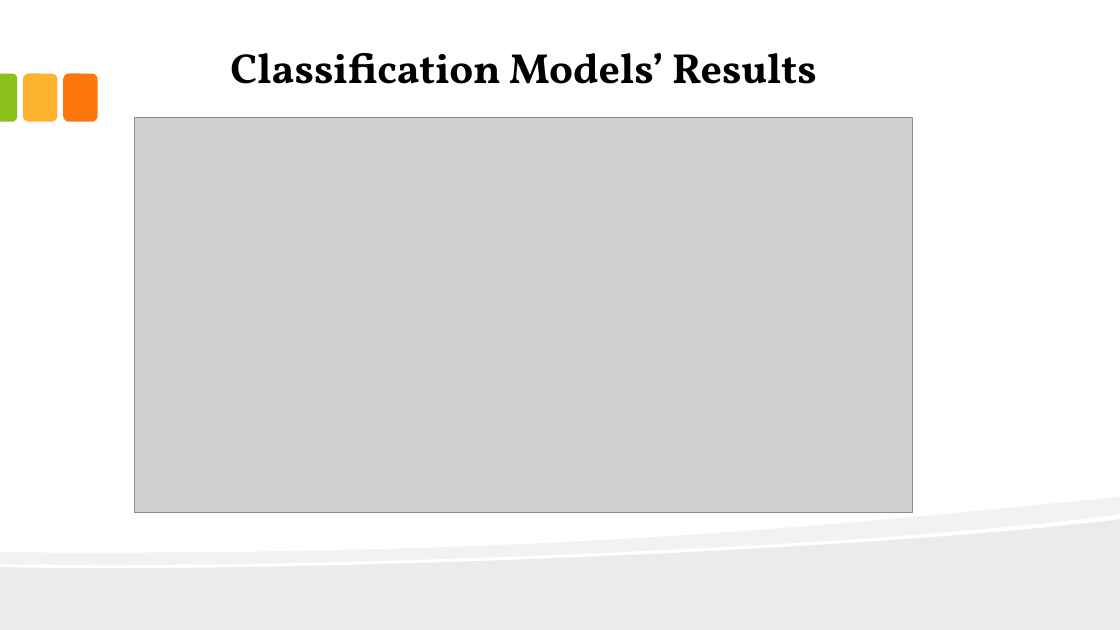
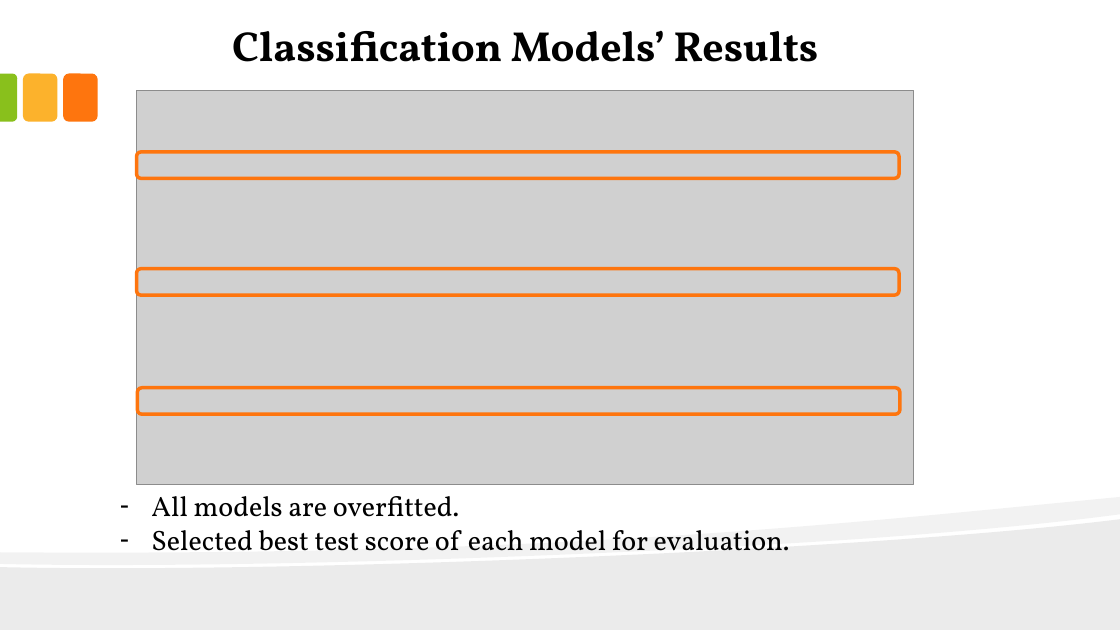
Before and after one commit to JackFongNew/dsiprojects, a slide deck: slide 9 of Vegetarian and Carnivore Classification/Vegetarian and Carnivore Classification.pptx (slide 8 before the commit). Drawn at 1120x630 pixels with LibreOffice and Linux fonts; fonts in the diff are those of the drawing; grey boxes stand for pictures. Boxes give left, top, right and bottom in pixels: in the first picture for what was removed or moved away, otherwise in the second. Text is boxed around its words. In the diff, an @@ line names an element or a change of style, - is before the commit and + after.

```diff
--- a/Vegetarian and Carnivore Classification/Vegetarian and Carnivore Classification.pptx
+++ b/Vegetarian and Carnivore Classification/Vegetarian and Carnivore Classification.pptx
@@ text "Classification Models’ Results": place and size @@
-text "Classification Models’ Results" at box(230, 52, 817, 84)
+text "Classification Models’ Results" at box(232, 31, 819, 62)
@@ picture: place and size @@
-picture at box(135, 118, 912, 512)
+picture at box(136, 90, 913, 484)
@@ rounded rectangle added at box(136, 152, 899, 178), outline #FE750E 3 pt @@
@@ rounded rectangle added at box(136, 269, 899, 295), outline #FE750E 3 pt @@
@@ rounded rectangle added at box(137, 388, 900, 414), outline #FE750E 3 pt @@
@@ text added at box(151, 496, 790, 551), 24 pt, text #000000 @@
+– All models are overfitted.
+– Selected best test score of each model for evaluation.
```
Also in this commit, not shown: 9 other slides changed, 3 slides added, 1 slide removed, 1 other file.
